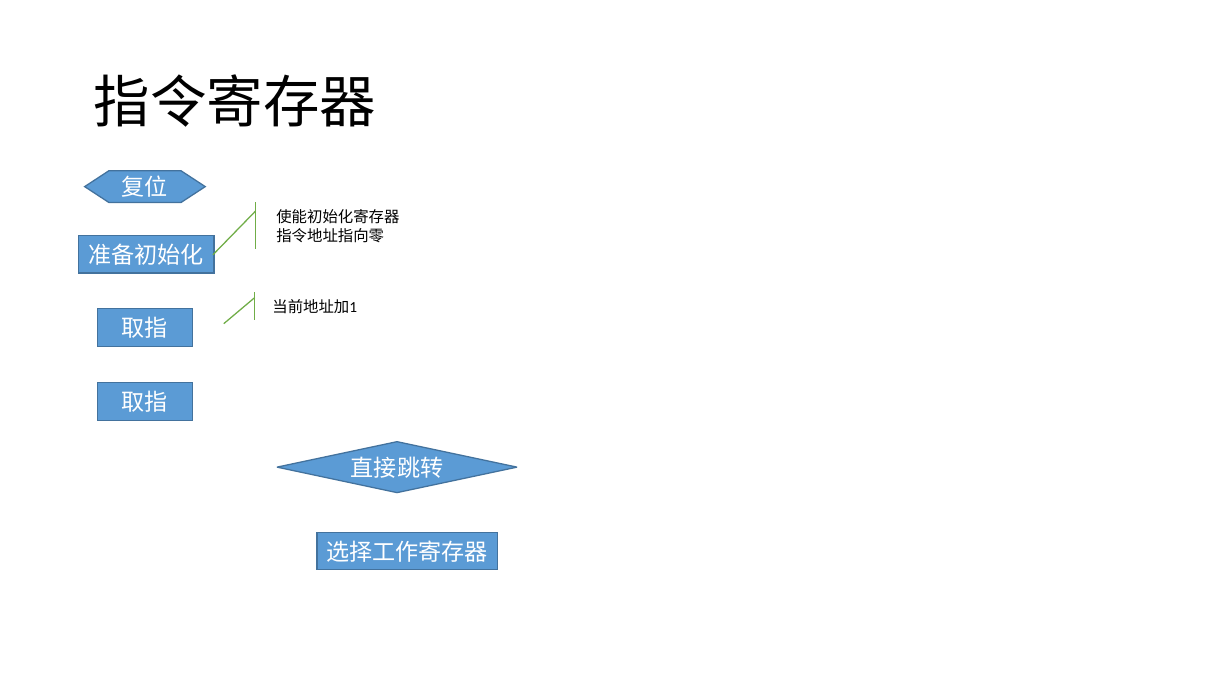
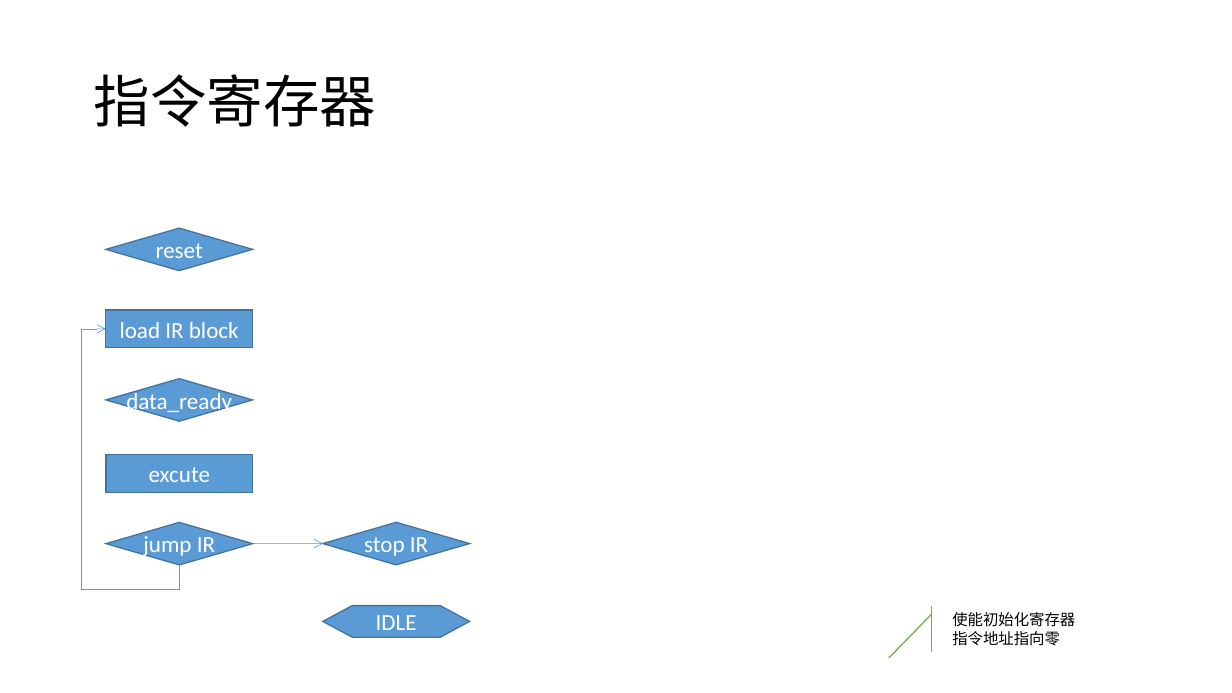
Before and after one commit to belang/black_bean, a slide deck: slide 5 of doc/structure.pptx (slide 4 before the commit). Drawn at 1232x693 pixels with LibreOffice and Linux fonts; fonts in the diff are those of the drawing. Boxes give left, top, right and bottom in pixels: in the first picture for what was removed or moved away, otherwise in the second. Text is boxed around its words. In the diff, an @@ line names an element or a change of style, - is before the commit and + after.

```diff
--- a/doc/structure.pptx
+++ b/doc/structure.pptx
@@ flow chart preparation removed at [85, 171, 206, 202] @@
-复位
@@ diamond added at [106, 228, 253, 271], fill #5B9BD5, outline #43739E 1 pt, 18 pt, text #FFFFFF @@
+reset
@@ accent callout removed at [263, 292, 367, 320] @@
-当前地址加1
@@ elbow arrow added from (179, 565) to (106, 329), #5B9BD5 0.5 pt @@
@@ rectangle removed at [97, 309, 192, 347] @@
-取指
@@ rectangle "load IR block": place and size @@
-rectangle "load IR block" at [79, 236, 214, 274]
+rectangle "load IR block" at [106, 310, 253, 348]
@@ text in rectangle at [120, 322, 239, 338]: text changed @@
-准备初始化
+load IR block
@@ rectangle removed at [97, 383, 192, 421] @@
-取指
@@ diamond added at [106, 379, 253, 421], fill #5B9BD5, outline #43739E 1 pt, 18 pt, text #FFFFFF @@
+data_ready
@@ diamond removed at [277, 442, 518, 493] @@
-直接跳转
@@ rectangle added at [106, 455, 253, 493], fill #5B9BD5, outline #43739E 1 pt, 18 pt, text #FFFFFF @@
+excute
@@ diamond added at [106, 522, 253, 565], fill #5B9BD5, outline #43739E 1 pt, 18 pt, text #FFFFFF @@
+jump IR
@@ rectangle removed at [317, 532, 497, 569] @@
-选择工作寄存器
@@ diamond added at [323, 522, 470, 565], fill #5B9BD5, outline #43739E 1 pt, 18 pt, text #FFFFFF @@
+stop IR
@@ arrow added from (253, 543) to (323, 543), #5B9BD5 0.5 pt @@
@@ flow chart preparation added at [323, 605, 470, 637], fill #5B9BD5, outline #43739E 1 pt, 18 pt, text #FFFFFF @@
+IDLE
@@ accent callout "使能初始化寄存器": place and size @@
-accent callout "使能初始化寄存器" at [267, 202, 409, 249]
+accent callout "使能初始化寄存器" at [944, 605, 1085, 652]
```
Also in this commit, not shown: 1 other slide changed, 2 slides added, 7 other files.
